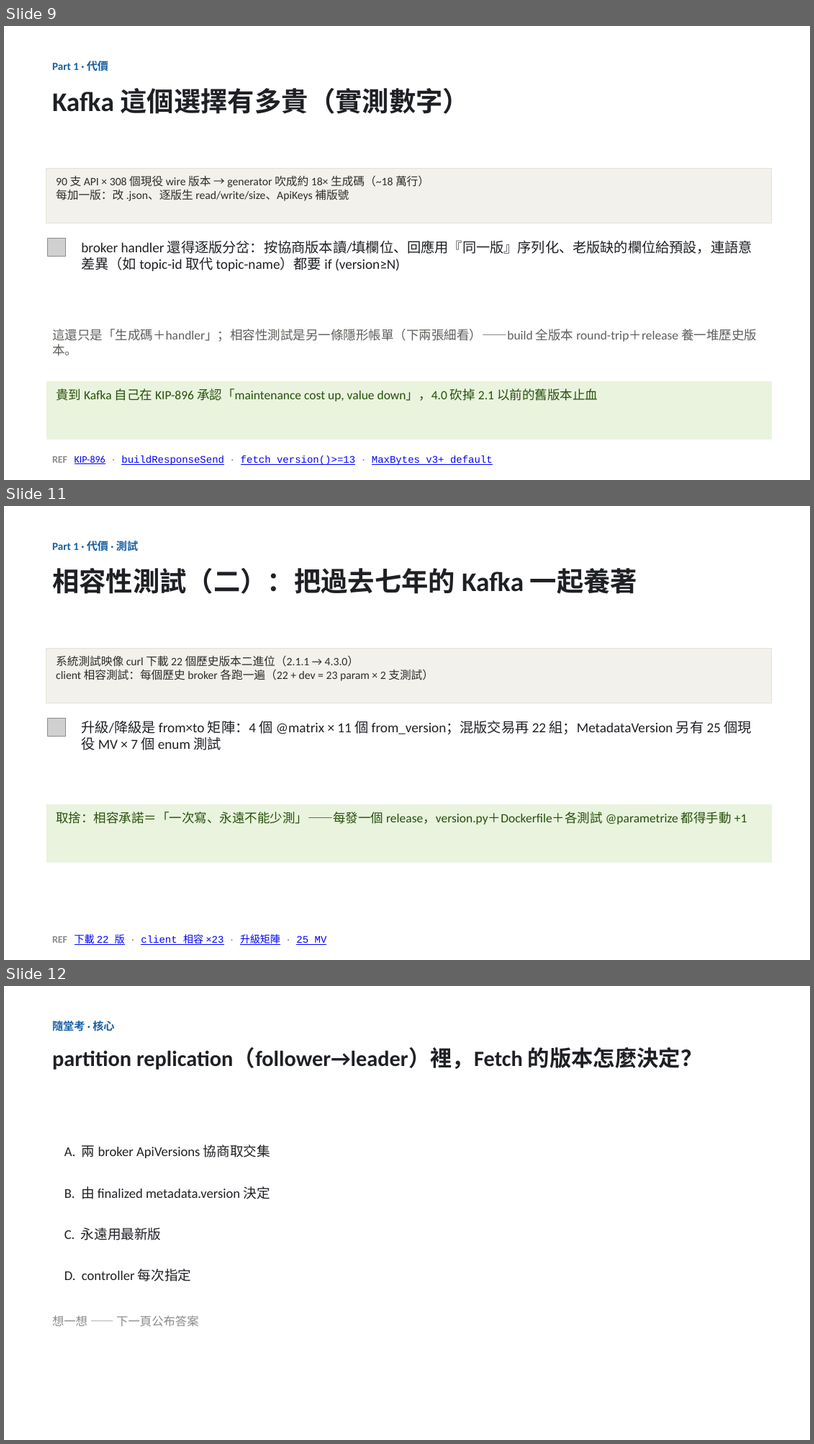
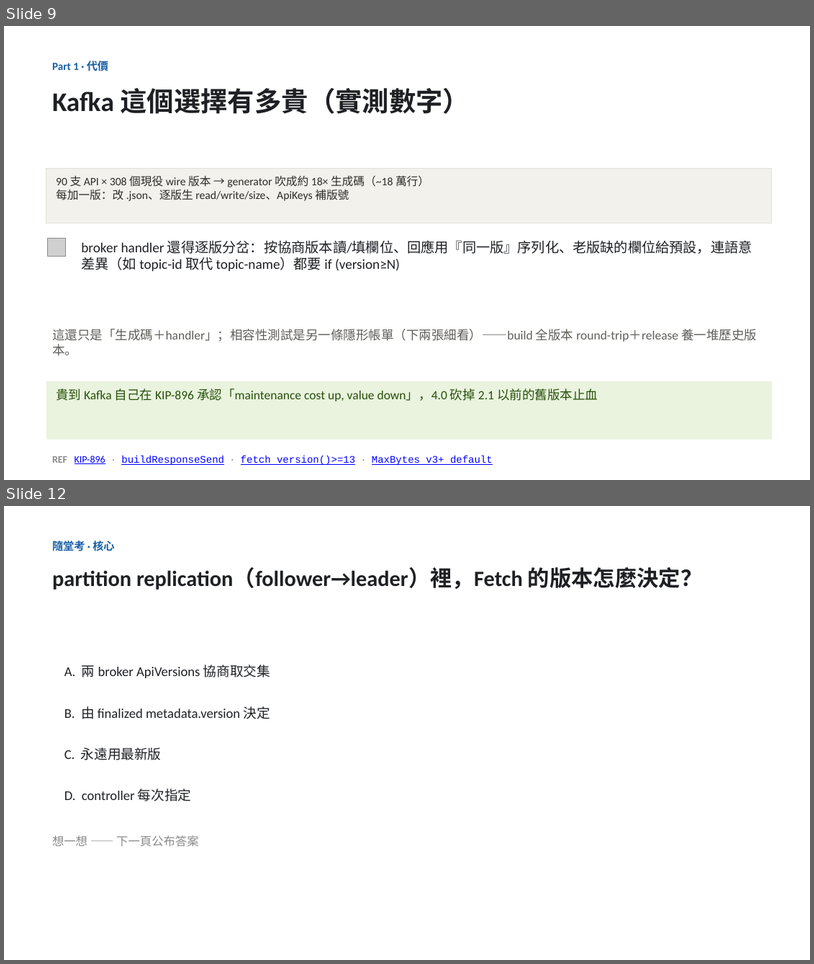
Before and after one commit to unknowntpo/kafka, a slide deck: study/version-control/kafka-version-negotiation.pptx. Shown one above the other, each under a label of ours: slides 9, 11 and 12 before the commit, slides 9 and 12 after it; the slides between them are not shown. The pictures are 814x1444 and 814x964 pixels, drawn with LibreOffice and Linux fonts; fonts in the diff are those of the drawing; grey boxes stand for pictures. Boxes give left, top, right and bottom in pixels: in the first picture for what was removed or moved away, otherwise in the second. Text is boxed around its words. In the diff, an @@ line names an element or a change of style, - is before the commit and + after.

Commit message:
study(version-control): 測試兩張重構為 WHAT/SO-WHAT（相容要保證什麼 / 為何越來越貴）
- 依 fork session hand-off spec：第一張列四件相容義務（①格式自洽 ②新→舊 ③舊→新 ④滾動升級），第二張講乘積成本
- 補反方向測試 compatibility_test_new_broker_test.py:68（舊 client→新 broker，broker=DEV）——原本只有新→舊
- compat-testing-cost.md 補反方向測試＋協商 vs MV 釘版的層次區分
- 行號全對 UP commit b7b1c0a8 驗證

```diff
--- a/study/version-control/kafka-version-negotiation.pptx
+++ b/study/version-control/kafka-version-negotiation.pptx
@@ slide 11 removed at [4, 506, 810, 960], background #FFFFFF @@
@@ text removed at [52, 539, 138, 554] @@
-Part 1 · 代價 · 測試
@@ text removed at [52, 568, 638, 594] @@
-相容性測試（二）：把過去七年的 Kafka 一起養著
@@ rectangle removed at [46, 648, 772, 703] @@
-系統測試映像 curl 下載 22 個歷史版本二進位（2.1.1 → 4.3.0）
-client 相容測試：每個歷史 broker 各跑一遍（22 + dev = 23 param × 2 支測試）
@@ picture removed at [47, 718, 66, 736] @@
@@ text removed at [81, 721, 751, 750] @@
-升級/降級是 from×to 矩陣：4 個 @matrix × 11 個 from_version；混版交易再 22 組；MetadataVersion 另有 25 個現役 MV × 7 個 enum 測試
@@ rectangle removed at [46, 804, 772, 862] @@
-取捨：相容承諾＝「一次寫、永遠不能少測」——每發一個 release，version.py＋Dockerfile＋各測試 @parametrize 都得手動 +1
@@ text removed at [52, 934, 327, 944] @@
-REF 下載 22 版 · client 相容 ×23 · 升級矩陣 · 25 MV
```
Also in this commit, not shown: 2 slides added, 1 other slide removed, 3 other files.
